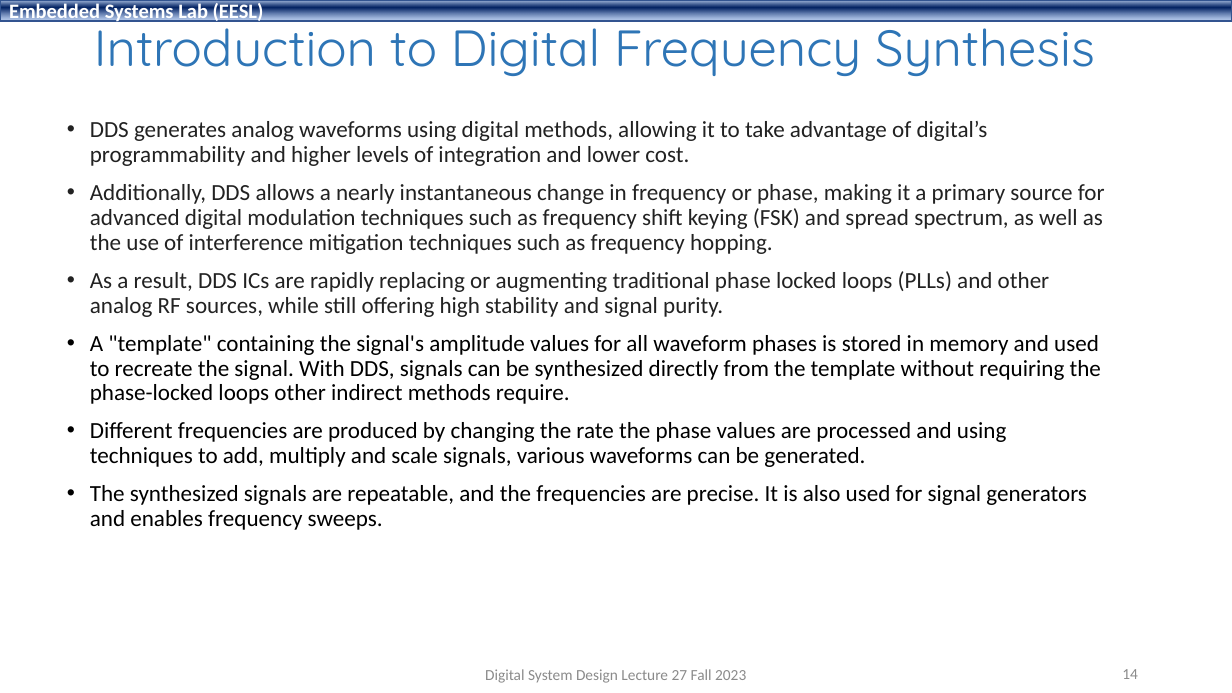
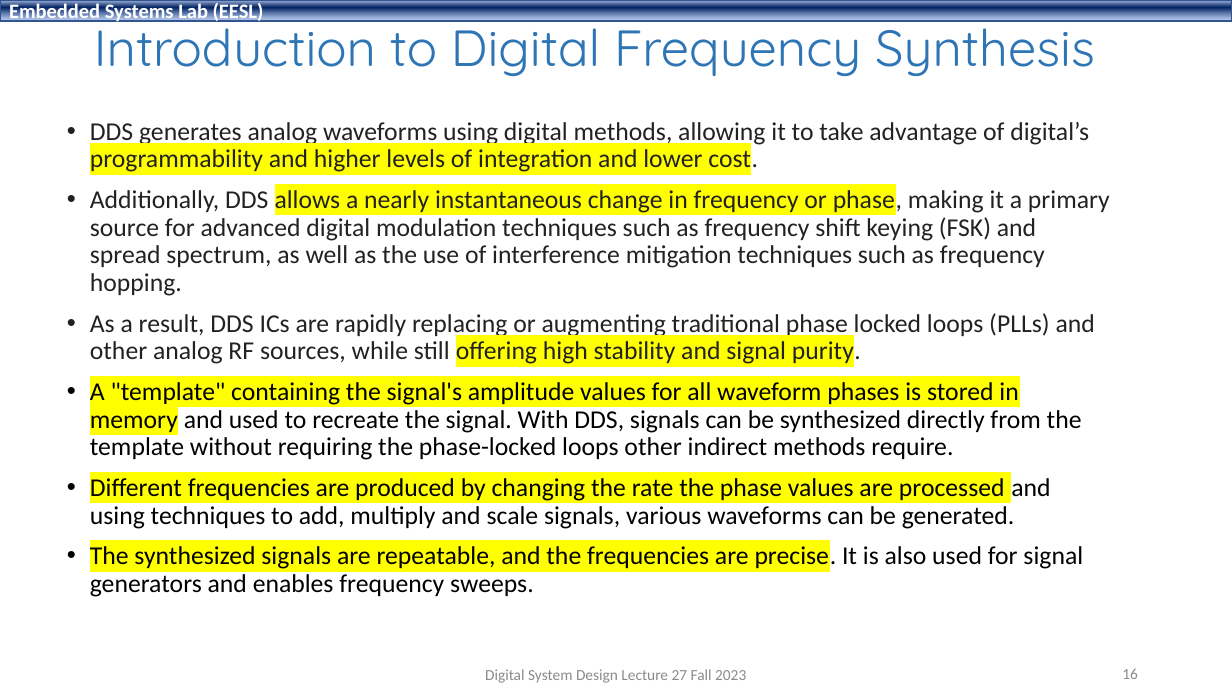
Before and after one commit to shahidmasud/shahidmasud.github.io, a slide deck: slide 16 of DSD_Lec27_Fall2023.ppsx (slide 14 before the commit). Drawn at 1232x693 pixels with LibreOffice and Linux fonts; fonts in the diff are those of the drawing; background and template pictures are left out. Boxes give left, top, right and bottom in pixels: in the first picture for what was removed or moved away, otherwise in the second. Text is boxed around its words. In the diff, an @@ line names an element or a change of style, - is before the commit and + after.

```diff
--- a/DSD_Lec27_Fall2023.ppsx
+++ b/DSD_Lec27_Fall2023.ppsx
@@ text "DDS generates analog waveforms using ..." at box(90, 122, 1110, 597): size 18 to 20 pt; highlight none to #FFFF00 in "programmability and higher levels of integration and ...", "allows a nearly instantaneous change in frequency ...", "offering high stability and signal purity.", "A "template" containing the signal's amplitude values ..." and 2 more places @@
@@ page number at box(1122, 668, 1138, 679): text changed @@
-14
+16
```
Also in this commit, not shown: 14 other slides changed, 2 slides added, 1 other file.
